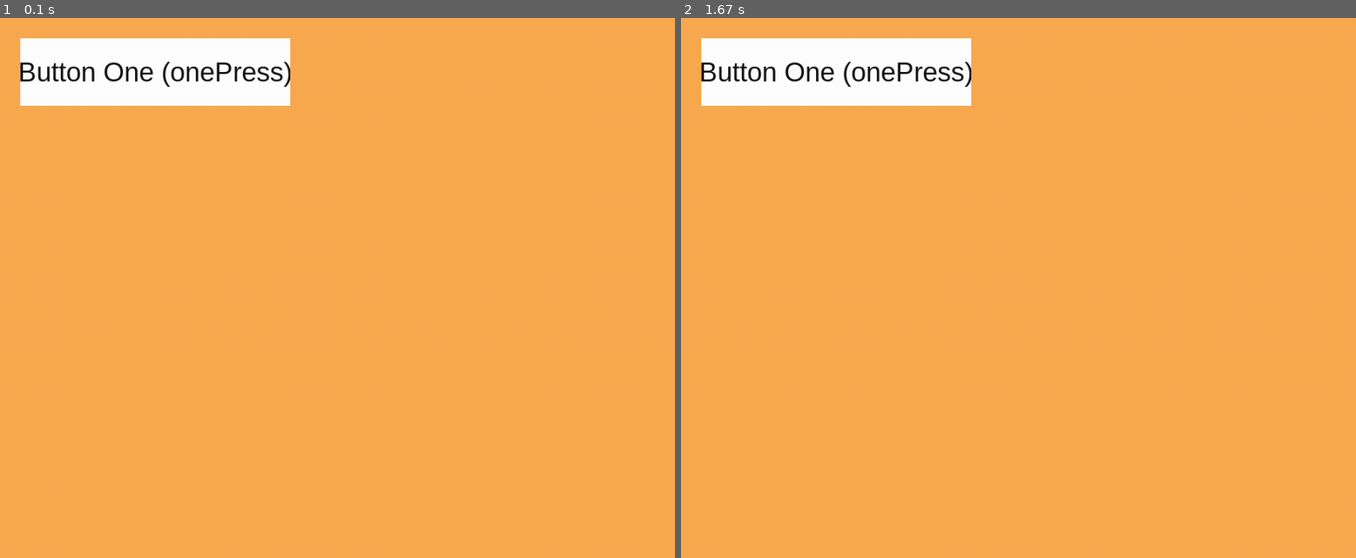
Above: before the commit, frames 1-2 (left to right).
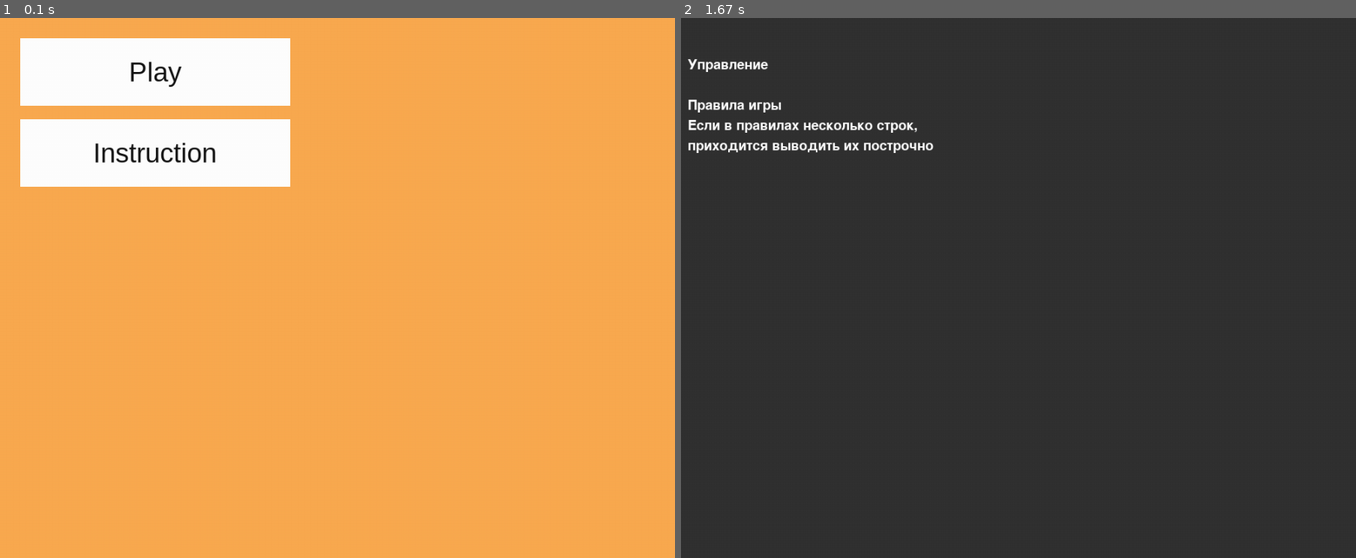
Above: after the commit, the same moments.

Repository: P0r0r0r0/ProjectPygame2
Game: pygame game, started from MainWindow.py
Two runs of this game, one before a commit and one after it. Both use one fixed random seed, a clock stepped at 60 frames per second and the inputs below.
Inputs (mouse positions are in pixels of both pictures, inside the frame that each line leads up to):
- Up to frame 1 (0.1 s): no input
- Up to frame 2 (1.67 s): press the mouse at (836, 153) at 0.37 s; move the mouse to (937, 298) at 0.47 s; release the mouse at (1038, 450) at 0.6 s

The runs differ from the first frame. In frame 1, 5.7% of the frame differs, in the area x 3-43%, y 8-32%; in frame 2, 100%, in the area x 0-100%, y 0-100%.

Commit message:
+ instruction

Diff:
--- /dev/null
+++ b/Instructions.py
@@ -0,0 +1,23 @@
+import pygame
+
+
+class Instruction:
+    def __init__(self):
+        game_size = width, height = 1000, 800
+        self.screen = pygame.display.set_mode(game_size)
+        self.screen.fill(pygame.Color(50, 50, 50))
+        intro_text = ["Управление", "",
+                      "Правила игры",
+                      "Если в правилах несколько строк,",
+                      "приходится выводить их построчно"]
+
+        font = pygame.font.Font(None, 30)
+        text_coord = 50
+        for line in intro_text:
+            string_rendered = font.render(line, 1, pygame.Color('white'))
+            intro_rect = string_rendered.get_rect()
+            text_coord += 10
+            intro_rect.top = text_coord
+            intro_rect.x = 10
+            text_coord += intro_rect.height
+            self.screen.blit(string_rendered, intro_rect)
--- a/MainWindow.py
+++ b/MainWindow.py
@@ -1,6 +1,7 @@
 import pygame
 from functions import load_image
 from functions import myFunction
+from functions import openInstruction
 from PlayBut import PlayBut
 from GameBoard import Level
 
@@ -10,25 +11,25 @@
     screen = pygame.display.set_mode(size)
     clock = pygame.time.Clock()
     objects = []
-    level = False
+    sp = []
 
     running = True
     group = pygame.sprite.Group()
-    PlayBut(30, 30, 400, 100, screen, objects, 'Button One (onePress)', myFunction)
+    PlayBut(30, 30, 400, 100, screen, objects, sp, 'Play', myFunction)
+    PlayBut(30, 150, 400, 100, screen, objects, sp, 'Instruction', openInstruction)
 
     while running:
-
         for event in pygame.event.get():
             if event.type == pygame.QUIT:
                 running = False
             if event.type == pygame.KEYDOWN:
                 if event.key == pygame.K_ESCAPE:
                     running = False
-            if not level:
+            if not sp:
                 screen.fill(pygame.Color(250, 170, 80))
-                level = True
             for object in objects:
-                object.process()
+                if not sp:
+                    object.process()
 
         group.draw(screen)
         group.update(event)
--- a/PlayBut.py
+++ b/PlayBut.py
@@ -4,7 +4,7 @@
 
 
 class PlayBut:
-    def __init__(self, x, y, width, height, screen, objects, buttonText='Play', onclickFunction=None):
+    def __init__(self, x, y, width, height, screen, objects, perem, buttonText='Play', onclickFunction=None):
         font = pygame.font.SysFont('Arial', 40)
         self.x = x
         self.y = y
@@ -14,6 +14,7 @@
         self.alreadyPressed = False
         self.screen = screen
         self.button = True
+        self.perem = perem
 
         self.fillColors = {'normal': '#ffffff', 'hover': '#666666', 'pressed': '#333333'}
 
@@ -30,6 +31,7 @@
             if pygame.mouse.get_pressed(num_buttons=3)[0]:
                 self.buttonSurface.fill(self.fillColors['pressed'])
                 if not self.alreadyPressed:
+                    self.perem.append(1)
                     self.onclickFunction()
                     self.alreadyPressed = True
                     self.button = False
--- a/functions.py
+++ b/functions.py
@@ -2,6 +2,7 @@
 import os
 import pygame
 from GameBoard import Level
+from Instructions import Instruction
 
 
 def load_image(name, colorkey=None):
@@ -14,3 +15,6 @@
 
 def myFunction():
     Level()
+
+def openInstruction():
+    Instruction()
